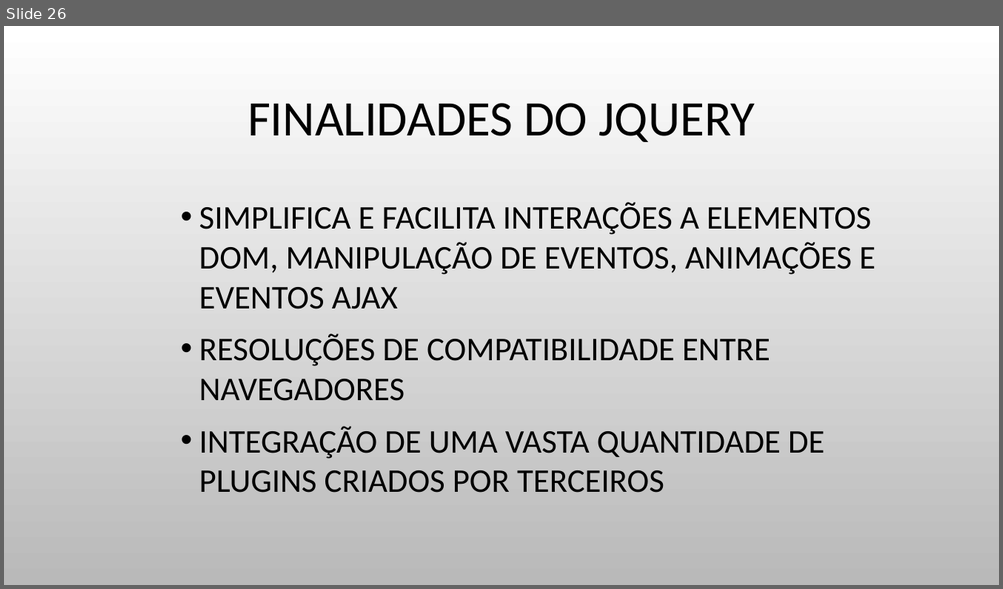
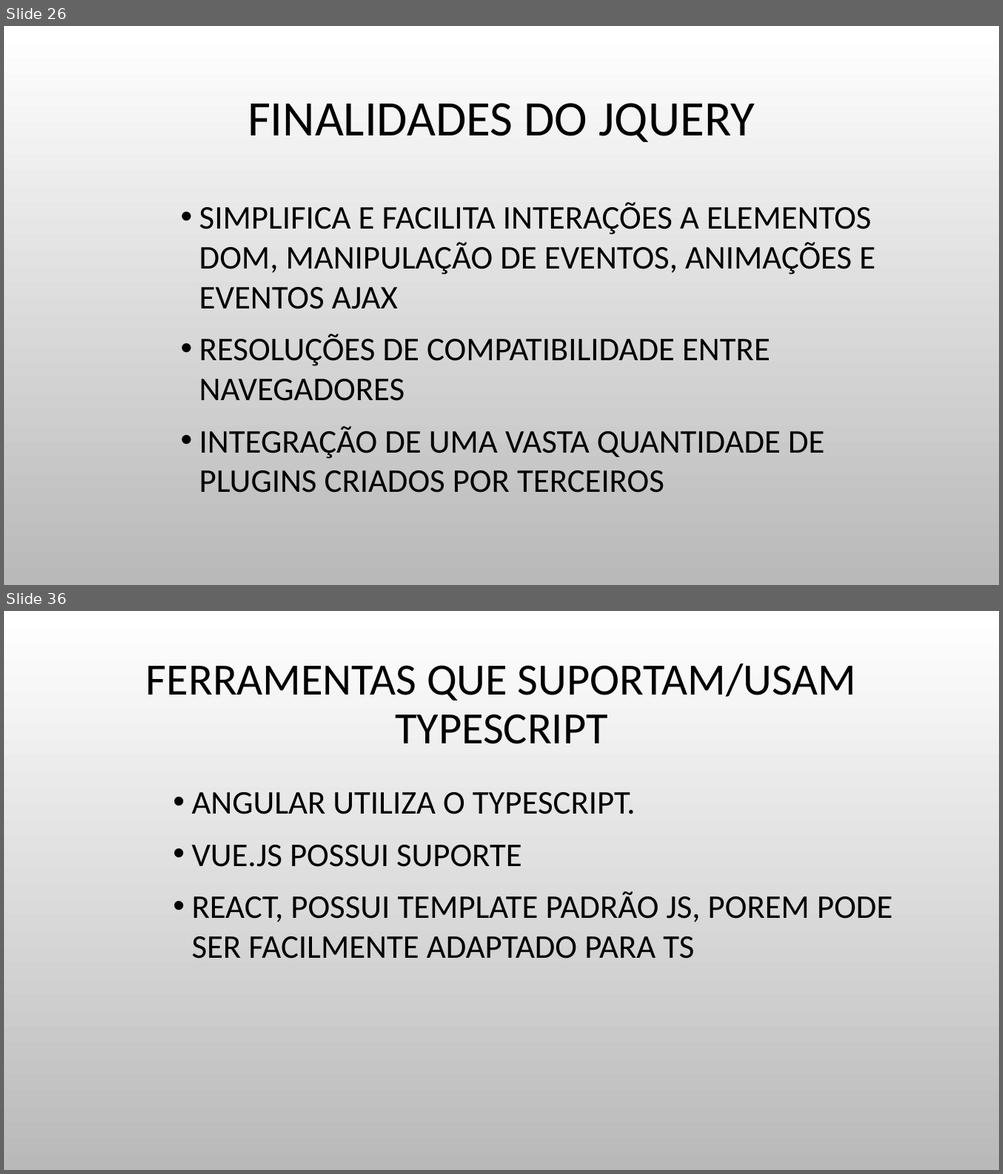
Before and after one commit to JulioCR-Oliveira/Trabalho-Topicos-Especiais, a slide deck: Arquivos/INTRODUÇÃO A FRONT-END.pptx. Shown one above the other, each under a label of ours: slide 26 before the commit, slides 26 and 36 after it; the slides between them are not shown. The pictures are 1003x589 and 1003x1174 pixels, drawn with LibreOffice and Linux fonts; fonts in the diff are those of the drawing; background and template pictures are left out. Boxes give left, top, right and bottom in pixels: in the first picture for what was removed or moved away, otherwise in the second. Text is boxed around its words. In the diff, an @@ line names an element or a change of style, - is before the commit and + after.

```diff
--- a/Arquivos/INTRODUÇÃO A FRONT-END.pptx
+++ b/Arquivos/INTRODUÇÃO A FRONT-END.pptx
@@ slide 36 added at (4,611,999,1170), background picture (left out) @@
@@ title added at (146,664,856,744), 43.2 pt, text #000000 @@
+FERRAMENTAS QUE SUPORTAM/USAM TYPESCRIPT
@@ text added at (192,792,892,959), 32 pt, text #000000 @@
+• ANGULAR UTILIZA O TYPESCRIPT.
+• VUE.JS POSSUI SUPORTE
+• REACT, POSSUI TEMPLATE PADRÃO JS, POREM PODE SER FACILMENTE ADAPTADO PARA TS
```
Also in this commit, not shown: 11 other slides added, 5 other files.
